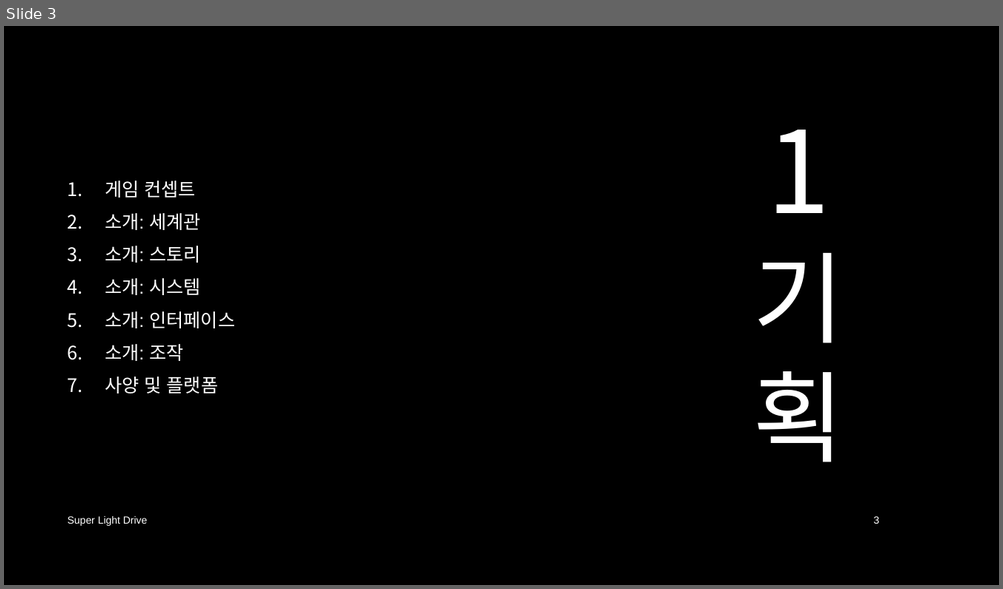
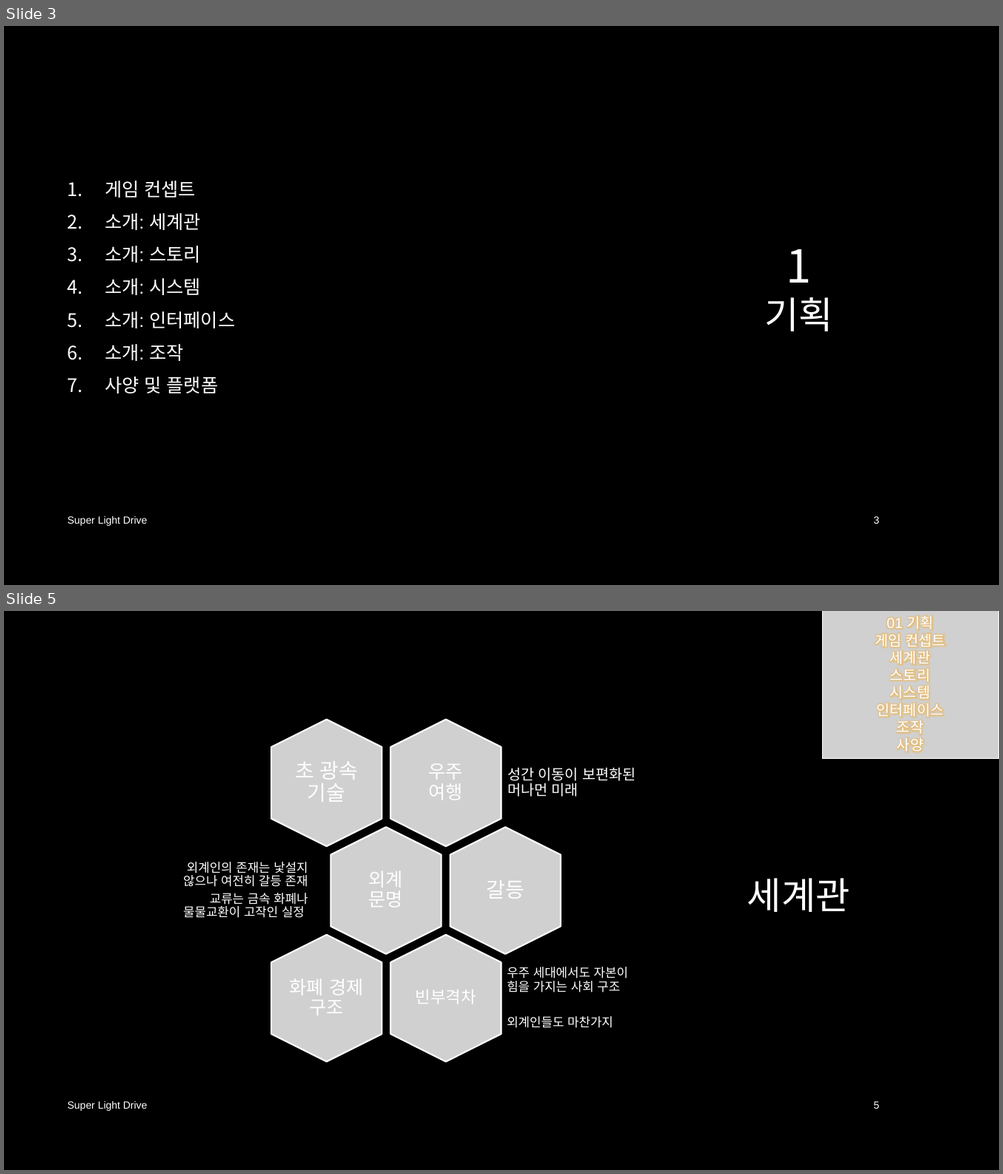
Before and after one commit to iconstudio/2017-Platformer, a slide deck: slides/SuperLightDrive_20171228.pptx. Shown one above the other, each under a label of ours: slide 3 before the commit, slides 3 and 5 after it; the slides between them are not shown. The pictures are 1003x589 and 1003x1174 pixels, drawn with LibreOffice and Linux fonts; fonts in the diff are those of the drawing; grey boxes stand for pictures; background and template pictures are left out. Boxes give left, top, right and bottom in pixels: in the first picture for what was removed or moved away, otherwise in the second. Text is boxed around its words. In the diff, an @@ line names an element or a change of style, - is before the commit and + after.

```diff
--- a/slides/SuperLightDrive_20171228.pptx
+++ b/slides/SuperLightDrive_20171228.pptx
@@ slide 5 added at (4, 611, 999, 1170), background picture (left out) @@
@@ picture added at (822, 611, 998, 759), 14 pt, text #FFFFFF @@
+01 기획
+게임 컨셉트
+세계관
+스토리
+시스템
+인터페이스
+조작
+사양
@@ title added at (747, 878, 850, 912), 36 pt, text #FFFFFF @@
+세계관
@@ group added at (183, 720, 635, 1062): 9 texts, 6 pictures @@
+우주 여행
+성간 이동이 보편화된 머나먼 미래
+초 광속 기술
+외계
+문명
+외계인의 존재는 낯설지 않으나 여전히 갈등 존재
+교류는 금속 화폐나 물물교환이 고작인 실정
+갈등
+빈부격차
+우주 세대에서도 자본이 힘을 가지는 사회 구조
+외계인들도 마찬가지
+화폐 경제 구조
@@ text added at (68, 1102, 148, 1111), 10 pt, text #FFFFFF @@
+Super Light Drive
@@ page number added at (874, 1102, 879, 1109), 10 pt, text #FFFFFF @@
+5
@@ slide 3 changed as well @@
@@ title at (764, 249, 833, 332): text changed; size 96 to 36 pt @@
-1기획
+1
+기획
```
Also in this commit, not shown: 3 other slides changed, 16 other slides added.
